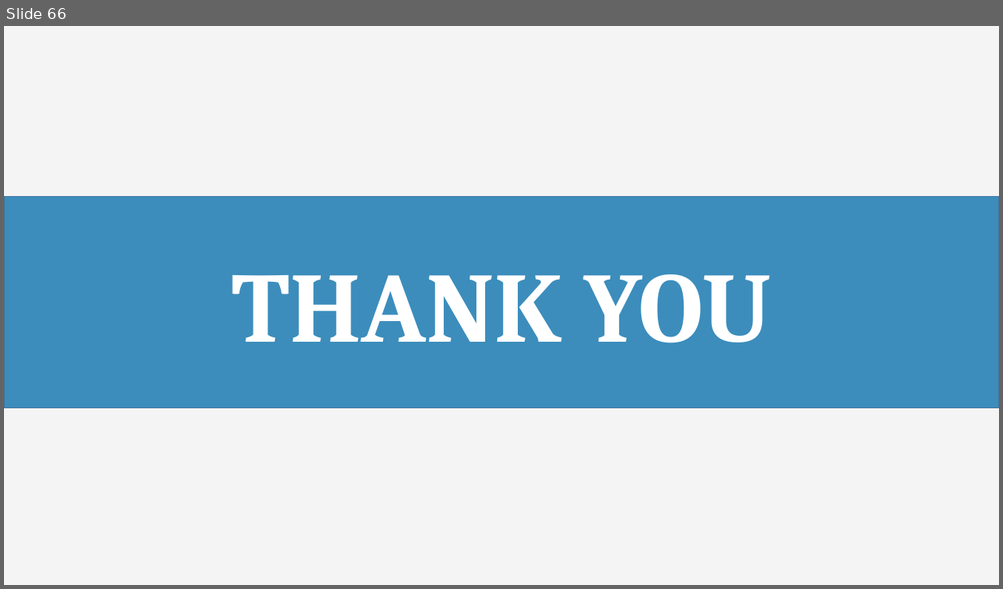
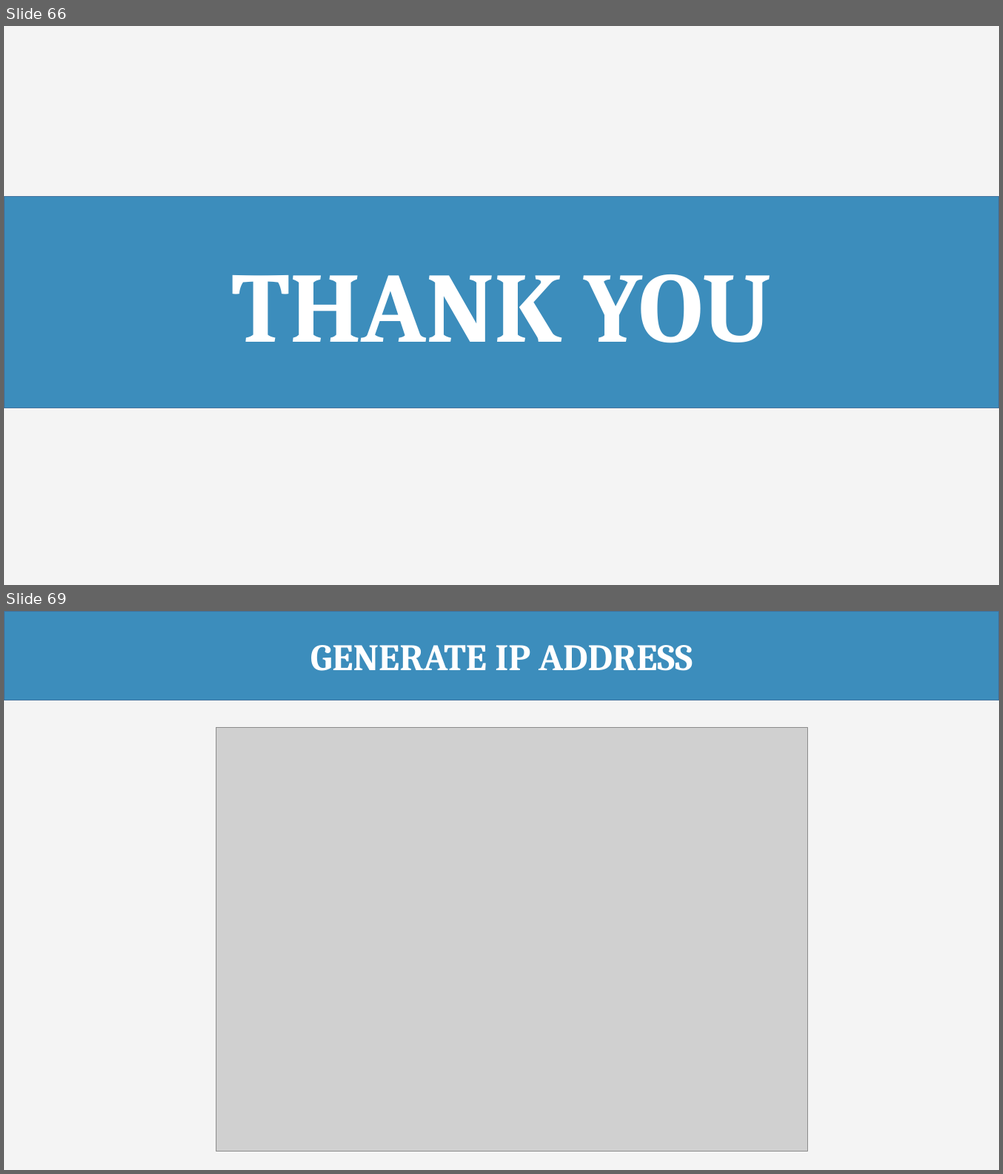
Before and after one commit to haltt051093/IMS-datacenter, a slide deck: Document/Presentation/IMS_20160408_Presentation.pptx. Shown one above the other, each under a label of ours: slide 66 before the commit, slides 66 and 69 after it; the slides between them are not shown. The pictures are 1003x589 and 1003x1174 pixels, drawn with LibreOffice and Linux fonts; fonts in the diff are those of the drawing; grey boxes stand for pictures. Boxes give left, top, right and bottom in pixels: in the first picture for what was removed or moved away, otherwise in the second. Text is boxed around its words. In the diff, an @@ line names an element or a change of style, - is before the commit and + after.

```diff
--- a/Document/Presentation/IMS_20160408_Presentation.pptx
+++ b/Document/Presentation/IMS_20160408_Presentation.pptx
@@ slide 69 added at [4,611,999,1170], background #F4F4F4 @@
@@ rectangle added at [4,611,999,701], fill #3C8DBC, outline #43739E 1 pt, 36 pt, text #FFFFFF, bold @@
+GENERATE IP ADDRESS
@@ picture added at [216,727,807,1152] @@
```
Also in this commit, not shown: 2 slides changed, 2 other slides added, 5 slides removed, 1 other file.
